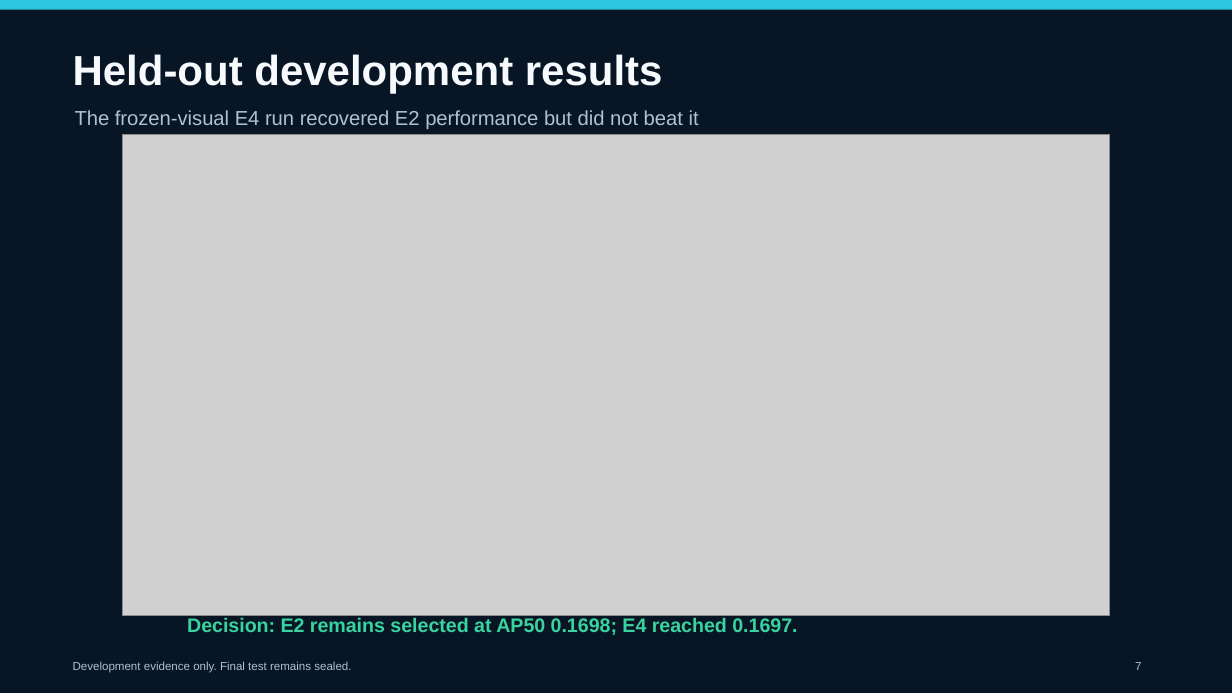
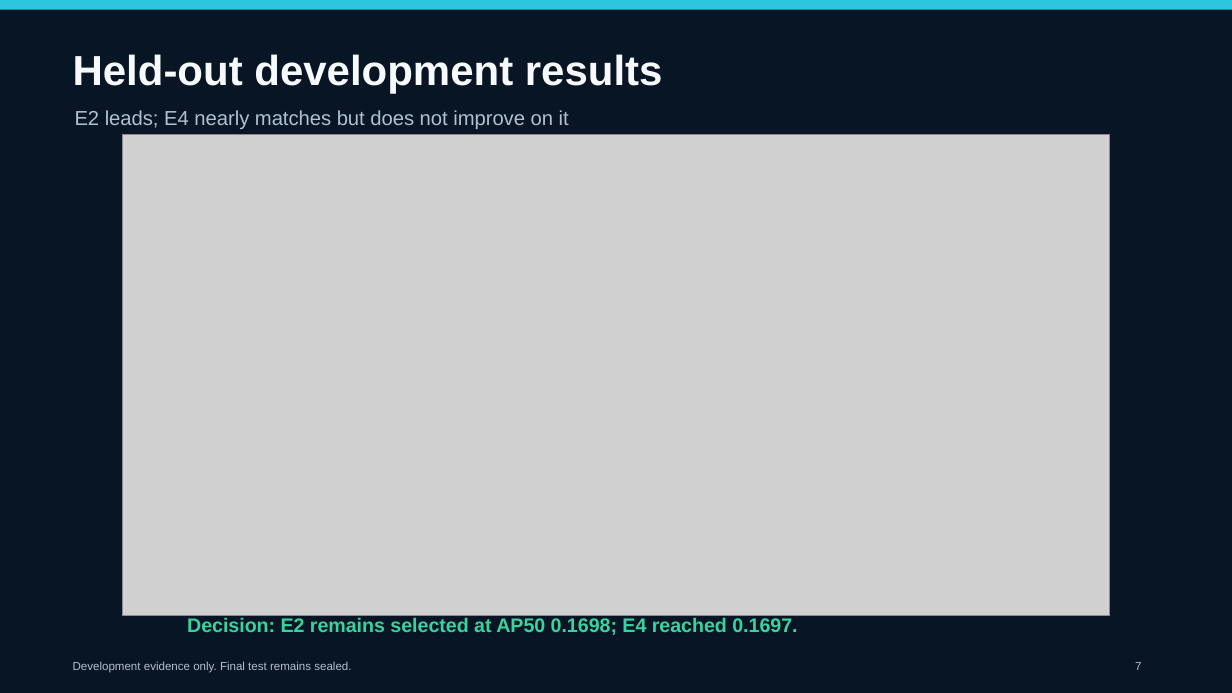
Before and after one commit to saran-gangster/code-cortex, a slide deck: slide 7 of docs/final-review2/AeroGuard_Review2_Final_Deck.pptx. Drawn at 1232x693 pixels with LibreOffice and Linux fonts; fonts in the diff are those of the drawing; grey boxes stand for pictures. Boxes give left, top, right and bottom in pixels: in the first picture for what was removed or moved away, otherwise in the second. Text is boxed around its words. In the diff, an @@ line names an element or a change of style, - is before the commit and + after.

```diff
--- a/docs/final-review2/AeroGuard_Review2_Final_Deck.pptx
+++ b/docs/final-review2/AeroGuard_Review2_Final_Deck.pptx
@@ text at (75, 110, 569, 129): text changed @@
-The frozen-visual E4 run recovered E2 performance but did not beat it
+E2 leads; E4 nearly matches but does not improve on it
```
Also in this commit, not shown: 5 other slides changed, 29 other files.
